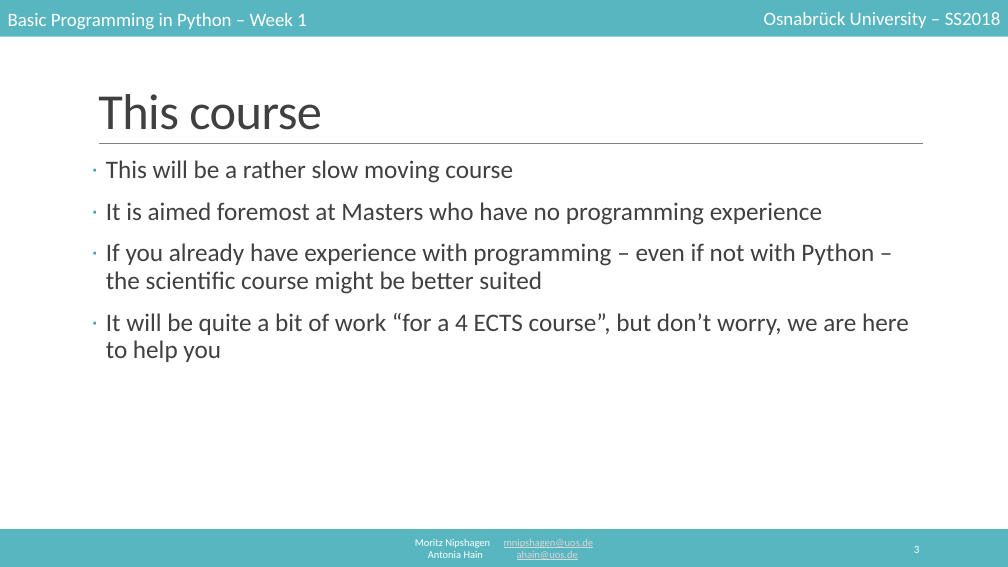
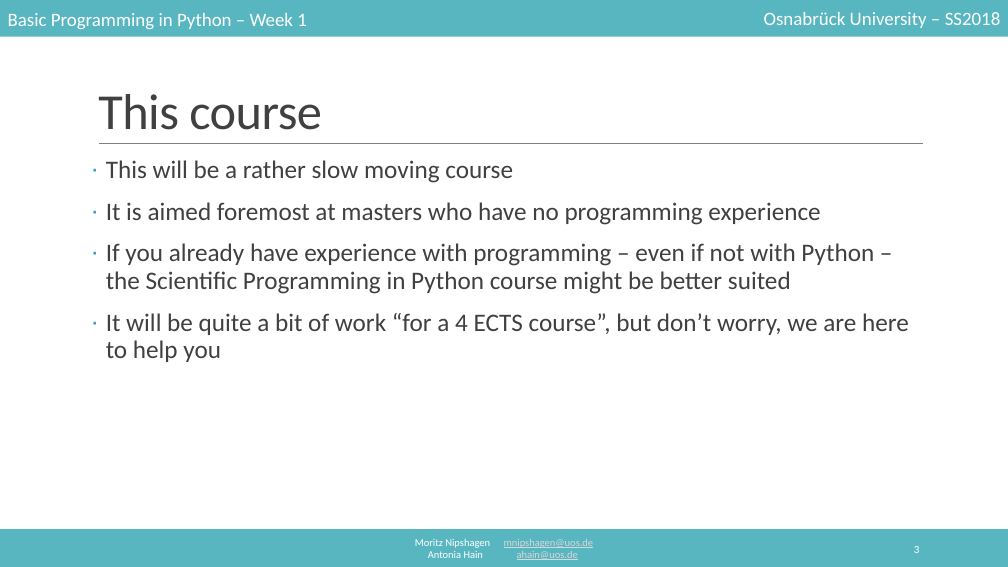
Before and after one commit to mnipshagen/monty, a slide deck: slide 3 of 2018/01/Hello_World.pptx. Drawn at 1008x567 pixels with LibreOffice and Linux fonts; fonts in the diff are those of the drawing. Boxes give left, top, right and bottom in pixels: in the first picture for what was removed or moved away, otherwise in the second. Text is boxed around its words. In the diff, an @@ line names an element or a change of style, - is before the commit and + after.

```diff
--- a/2018/01/Hello_World.pptx
+++ b/2018/01/Hello_World.pptx
@@ text at [106,202,874,294]: text changed @@
-· It is aimed foremost at Masters who have no programming experience
-· If you already have experience with programming – even if not with Python – the scientific course might be better suited
+· It is aimed foremost at masters who have no programming experience
+· If you already have experience with programming – even if not with Python – the Scientific Programming in Python course might be better suited
```
Also in this commit, not shown: 7 other slides changed, 2 slides added, 2 other files.
